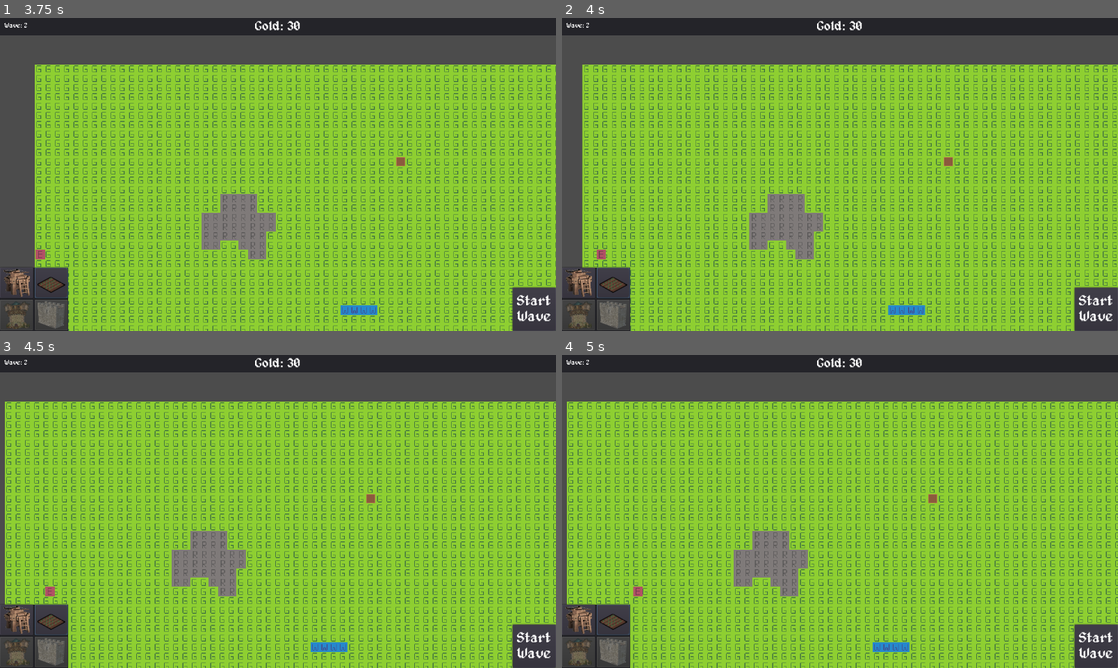
Above: before the commit, frames 1-4 (two rows, left to right).
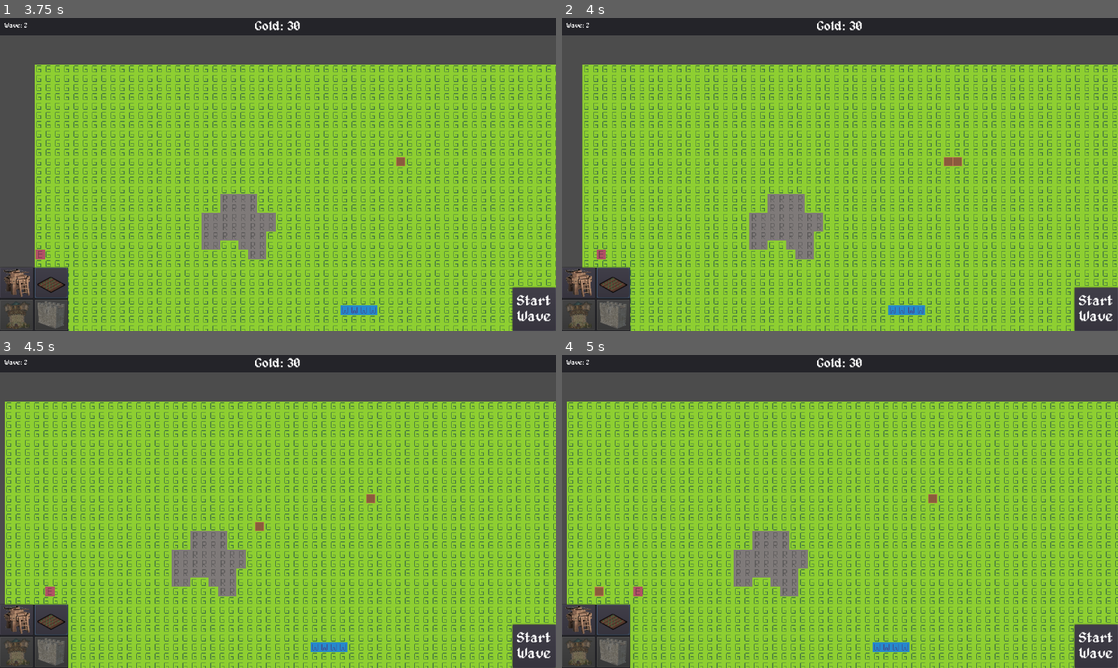
Above: after the commit, the same moments.

Repository: Joshua5437/Game-3
Game: Godot game, scene res://mainScene.tscn
Same seed, same stepped clock (60 frames per second), same inputs: the game is played once before the commit and once after it.
Inputs (mouse positions are in pixels of both pictures, inside the frame that each line leads up to):
- Up to frame 1 (3.75 s): click "Start Wave" at 0.5 s; click "Start Wave" at 1.25 s; click (16, 284) at 2 s; click (50, 284) at 2.75 s; tap Enter at 3.5 s; move the mouse to (400, 158) at 3.52 s; hold D (move_right) from 3.53 s (still down); hold 1 from 3.53 s (still down); click (400, 158) at 3.67 s
- Up to frame 2 (4 s): keep holding D (move_right); keep holding 1
- Up to frame 3 (4.5 s): release D (move_right) at 4.25 s; release 1 at 4.25 s; drag from (372, 498) to (38, 592) at 4.27 s
- Up to frame 4 (5 s): no input

Frame 1 is identical in both runs. In frame 2, less than 0.1% of the frame differs, in the area x 70-72%, y 44-48%; in frame 3, less than 0.1%; in frame 4, less than 0.1%.

Commit message:
added highlight building for the cursor

Diff:
--- /dev/null
+++ b/camera.tscn
@@ -0,0 +1,20 @@
+[gd_scene load_steps=3 format=2]
+
+[ext_resource path="res://scripts/camera.gd" type="Script" id=1]
+[ext_resource path="res://tiles.png" type="Texture" id=2]
+
+[node name="Camera" type="Camera2D"]
+current = true
+zoom = Vector2( 0.75, 0.75 )
+limit_left = 0
+limit_top = 0
+limit_right = 1024
+limit_bottom = 1024
+script = ExtResource( 1 )
+boundary_offset = 5
+
+[node name="Highlight" type="Sprite" parent="."]
+texture = ExtResource( 2 )
+hframes = 3
+vframes = 3
+frame = 4
--- a/mainScene.tscn
+++ b/mainScene.tscn
@@ -1,7 +1,7 @@
 [gd_scene load_steps=9 format=2]
 
 [ext_resource path="res://map.tscn" type="PackedScene" id=1]
-[ext_resource path="res://scripts/camera.gd" type="Script" id=2]
+[ext_resource path="res://camera.tscn" type="PackedScene" id=2]
 [ext_resource path="res://scripts/game.gd" type="Script" id=3]
 [ext_resource path="res://buildings/farm/farm_construction_stats.tres" type="Resource" id=4]
 [ext_resource path="res://enemies/enemy.tscn" type="PackedScene" id=5]
@@ -17,15 +17,8 @@
 
 [node name="Map" parent="." groups=["Map"] instance=ExtResource( 1 )]
 
-[node name="PlayerCamera" type="Camera2D" parent="."]
-current = true
-zoom = Vector2( 0.75, 0.75 )
-limit_left = 0
-limit_top = 0
-limit_right = 1024
-limit_bottom = 1024
-script = ExtResource( 2 )
-boundary_offset = 5
+[node name="PlayerCamera" parent="." instance=ExtResource( 2 )]
+map_path = NodePath("../Map")
 
 [node name="WaveSystem" type="Node2D" parent="."]
 script = ExtResource( 8 )
--- a/scripts/camera.gd
+++ b/scripts/camera.gd
@@ -15,9 +15,14 @@
 export (Vector2) var map_size = Vector2(64, 64)
 export (int) var boundary_offset = 1
 
+export (NodePath) var map_path
+var map = null
+
 var dragging = false
 var mouse_start_pos = Vector2()
 var screen_start_pos = Vector2()
+
+onready var highlight_sprite = $Highlight
 
 func _ready():
 	# Establishes boundaries where the camera can move
@@ -27,12 +32,18 @@
 	limit_right = map_size.x * 16 + new_boundary
 	limit_bottom = map_size.y * 16 + new_boundary
 
+	map = get_node(map_path)
+
 func _input(event):
 	_movement_by_middle_mouse_button(event)
 
 func _process(delta):
 	_movement_by_keys(delta)
 	_movement_by_edge_scroll(delta)
+
+	var global_mouse_pos = get_global_mouse_position()
+	var new_highlight_pos = map.get_grid_center_position(global_mouse_pos)
+	highlight_sprite.global_position = new_highlight_pos
 
 func _movement_by_keys(delta):
 	# Fetch keyboard input as movement and normalizes it
--- a/scripts/map.gd
+++ b/scripts/map.gd
@@ -104,3 +104,8 @@
 
 	var world_pos = ground.map_to_world(grid_pos) + CENTER_OFFSET
 	return world_pos
+
+func get_grid_center_position(world_position):
+	var grid_pos = ground.world_to_map(world_position)
+	var new_pos = ground.map_to_world(grid_pos) + CENTER_OFFSET
+	return new_pos
